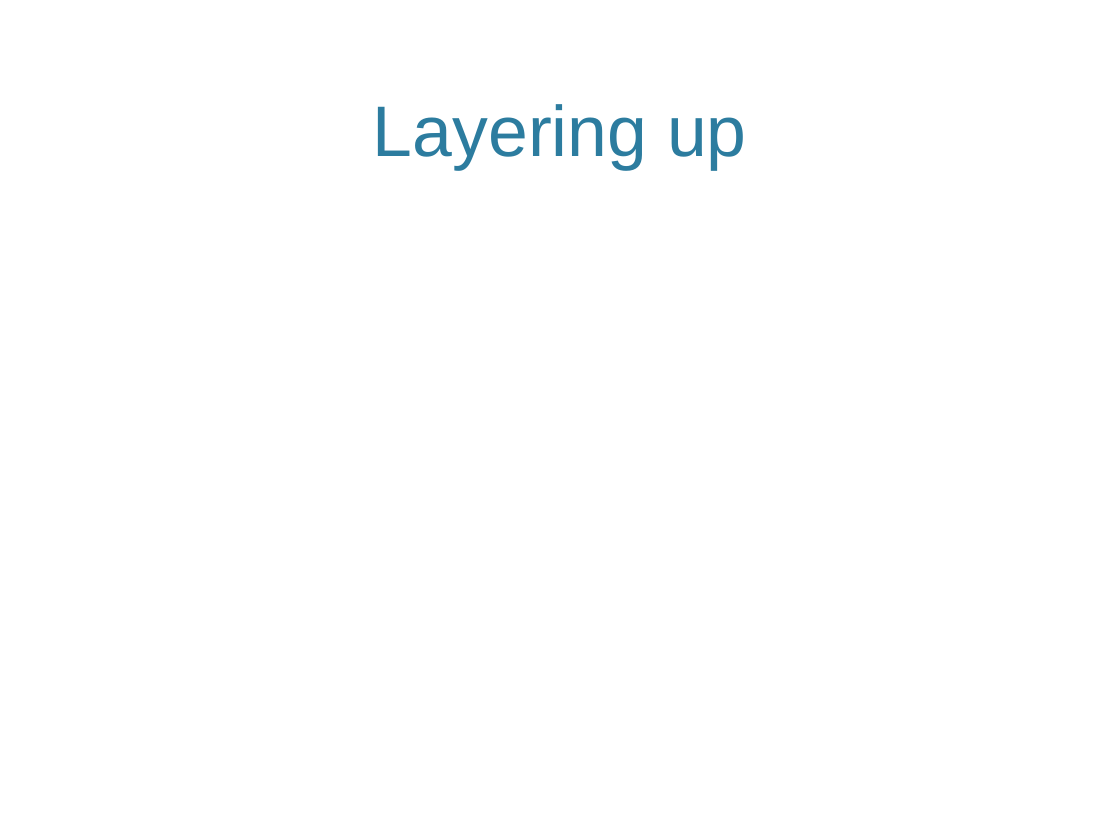
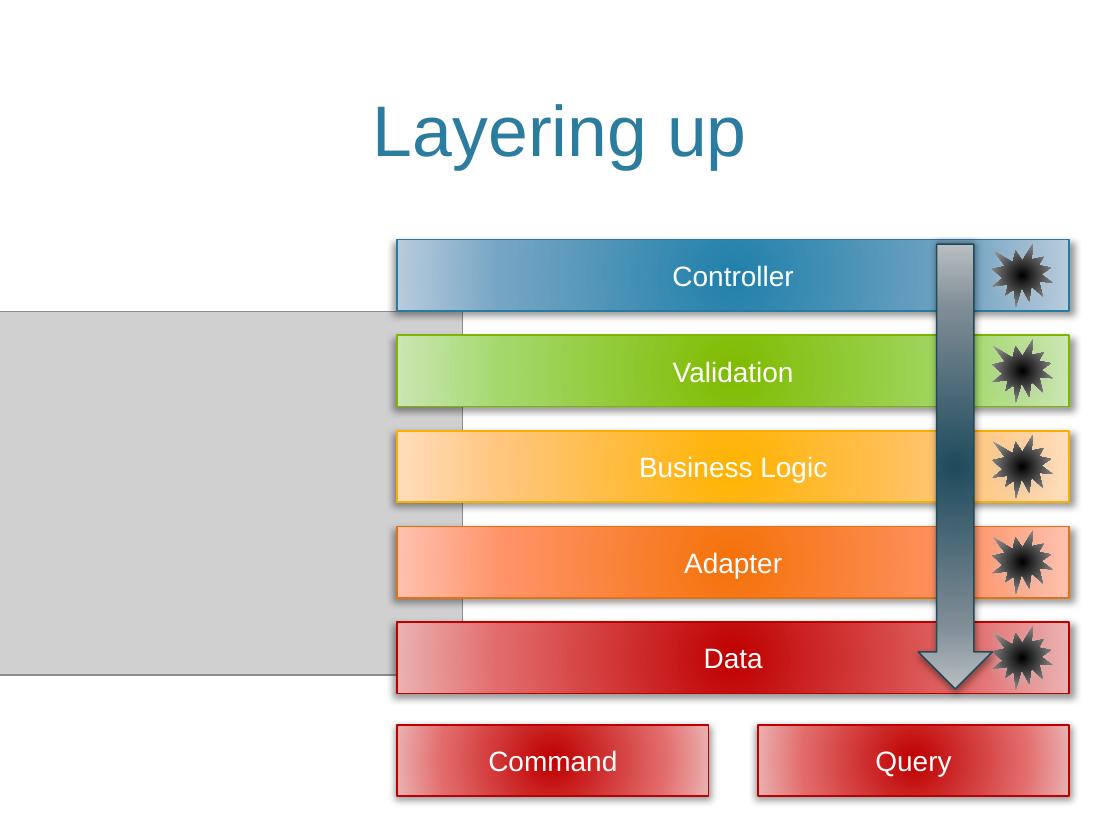
Before and after one commit to MiyamotoAkira/FeaturesVsLayers, a slide deck: slide 5 of FeaturesVsLayers.pptx. Drawn at 1120x840 pixels with LibreOffice and Linux fonts; fonts in the diff are those of the drawing; grey boxes stand for pictures; background and template pictures are left out. Boxes give left, top, right and bottom in pixels: in the first picture for what was removed or moved away, otherwise in the second. Text is boxed around its words. In the diff, an @@ line names an element or a change of style, - is before the commit and + after.

```diff
--- a/FeaturesVsLayers.pptx
+++ b/FeaturesVsLayers.pptx
@@ rectangle added at [398,240,1070,311], fill gradient #2180AA to #75A5C5 to #B8CCDC, outline #287A9E 1 pt, 18 pt, text #FFFFFF @@
+Controller
@@ down arrow added at [918,244,992,689], fill gradient #1F4C5D to #7D8C94 to #BCC2C5, outline #224957 1 pt @@
@@ irregular seal added at [992,244,1052,307], fill gradient #000000 to #7F7F7F to #BDBDBD @@
@@ picture added at [0,311,463,675] @@
@@ rectangle added at [398,335,1070,407], fill gradient #80BC00 to #A3DA6D to #CBE7B4, outline #7DB602 1 pt, 18 pt, text #FFFFFF @@
+Validation
@@ irregular seal added at [992,339,1052,402], fill gradient #000000 to #7F7F7F to #BDBDBD @@
@@ rectangle added at [398,431,1070,503], fill gradient #FFB400 to #FFC67F to #FFDEBD, outline #F9B000 1 pt, 18 pt, text #FFFFFF @@
+Business Logic
@@ irregular seal added at [992,436,1052,498], fill gradient #000000 to #7F7F7F to #BDBDBD @@
@@ rectangle added at [398,526,1070,598], fill gradient #F67309 to #FF9569 to #FEC3B0, outline #E27218 1 pt, 18 pt, text #FFFFFF @@
+Adapter
@@ irregular seal added at [992,531,1052,594], fill gradient #000000 to #7F7F7F to #BDBDBD @@
@@ rectangle added at [398,622,1070,693], fill gradient #C00000 to #E36B6B to #ECB3B3, outline #BC0000 1 pt, 18 pt, text #FFFFFF @@
+Data
@@ irregular seal added at [992,626,1052,689], fill gradient #000000 to #7F7F7F to #BDBDBD @@
@@ rectangle added at [398,725,709,796], fill gradient #C00000 to #E36B6B to #ECB3B3, outline #BC0000 1 pt, 18 pt, text #FFFFFF @@
+Command
@@ rectangle added at [758,725,1070,796], fill gradient #C00000 to #E36B6B to #ECB3B3, outline #BC0000 1 pt, 18 pt, text #FFFFFF @@
+Query
```
Also in this commit, not shown: 3 other slides changed.
